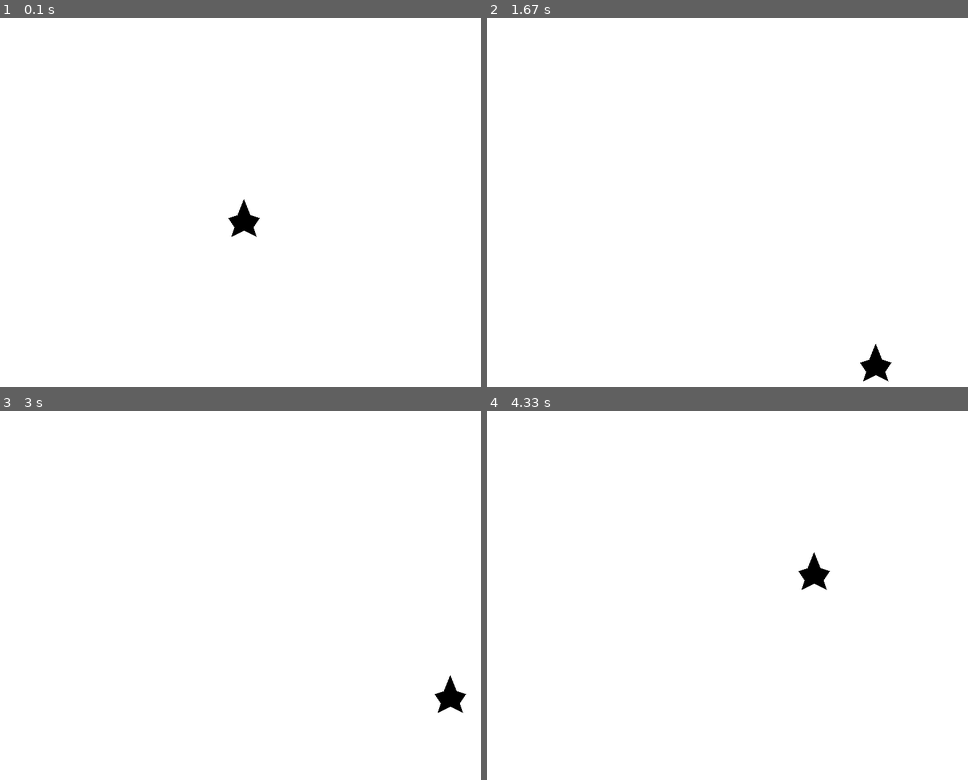
Above: before the commit, frames 1-4 (two rows, left to right).
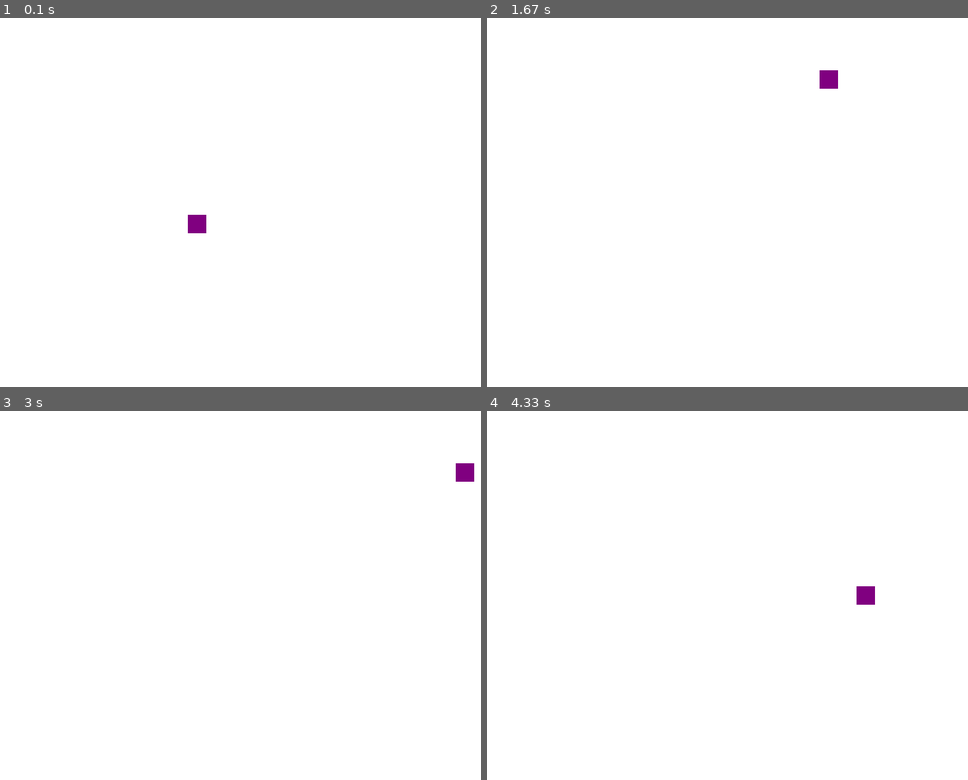
Above: after the commit, the same moments.

Repository: MehdiGhorb/object_tracking
Game: pygame game, started from src/pygame_video.py
Two runs of this game, one before a commit and one after it. Both use one fixed random seed, a clock stepped at 60 frames per second and the inputs below.
Inputs:
- Up to frame 1 (0.1 s): no input
- Up to frame 2 (1.67 s): no input
- Up to frame 3 (3 s): no input
- Up to frame 4 (4.33 s): no input

The runs differ from the first frame. In frame 1, 0.5% of the frame differs, in the area x 39-55%, y 49-60%; in frame 2, 0.5%; in frame 3, 0.5%; in frame 4, 0.5%.

Commit message:
Add new videos

Diff:
--- a/src/pygame_video.py
+++ b/src/pygame_video.py
@@ -1,31 +1,40 @@
 import pygame
 import sys
 import cv2
+import os
+import random
 from utils.path import *
 
 # Set screen dimensions
 SCREEN_WIDTH = 800
 SCREEN_HEIGHT = 600
 FPS = 30
-VIDEO__LENGTH = 20
-OUTPUT_VIDEO_PATH = os.path.join(ORIGINAL_VIDEOS_DIR, "moving_star.mp4")
+VIDEO_LENGTH = 30
+OUTPUT_VIDEO_PATH = os.path.join(ORIGINAL_VIDEOS_DIR, 'moving_square_3.mp4')
 
 # Set colors
 WHITE = (255, 255, 255)
 BLACK = (0, 0, 0)
+GREEN = (0, 255, 0)
+YELLOW = (255, 255, 0)
+RED = (255, 0, 0)
+PURPLE = (128, 0, 128)
+BLUE = (0, 0, 255)
+PINK = (255, 192, 203)
 
-# List of possible shapes
-# 'circle', 'square', 'star', etc.
-SHAPES = ['circle', 'square', 'star']
+object_color = PURPLE
+sh = 'square'
 
 class Shape:
     def __init__(self, screen, shape):
         self.screen = screen
         self.shape = shape
-        self.x = SCREEN_WIDTH // 2
-        self.y = SCREEN_HEIGHT // 2
-        self.speed_x = 5
-        self.speed_y = 5
+        # Initialize position randomly within the screen boundaries
+        self.x = random.randint(0, SCREEN_WIDTH)
+        self.y = random.randint(0, SCREEN_HEIGHT)
+        # Initialize direction randomly
+        self.speed_x = random.choice([-5, 5])
+        self.speed_y = random.choice([-5, 5])
 
     def update(self):
         self.x += self.speed_x
@@ -39,16 +48,16 @@
 
     def draw(self):
         if self.shape == 'circle':
-            pygame.draw.circle(self.screen, BLACK, (self.x, self.y), 15)
+            pygame.draw.circle(self.screen, object_color, (self.x, self.y), 10)
         elif self.shape == 'square':
-            pygame.draw.rect(self.screen, BLACK, (self.x - 15, self.y - 15, 30, 30))
+            pygame.draw.rect(self.screen, object_color, (self.x - 15, self.y - 15, 30, 30))
         elif self.shape == 'star':
             # Draw a star (customize as needed)
             points = [(self.x, self.y - 20), (self.x + 10, self.y + 5), (self.x + 25, self.y + 10),
                       (self.x + 15, self.y + 25), (self.x + 20, self.y + 40), (self.x, self.y + 30),
                       (self.x - 20, self.y + 40), (self.x - 15, self.y + 25), (self.x - 25, self.y + 10),
                       (self.x - 10, self.y + 5)]
-            pygame.draw.polygon(self.screen, BLACK, points)
+            pygame.draw.polygon(self.screen, object_color, points)
 
 def save_video(frames, fps, output_path):
     height, width = frames[0].shape[:2]
@@ -65,10 +74,10 @@
     screen = pygame.display.set_mode((SCREEN_WIDTH, SCREEN_HEIGHT))
     pygame.display.set_caption("Moving Object")
 
-    shape = Shape(screen, 'star')  # Default shape is a circle
+    shape = Shape(screen, sh)  # Default shape is a circle
 
     frames = []
-    total_frames = FPS * VIDEO__LENGTH
+    total_frames = FPS * VIDEO_LENGTH
 
     # Main loop
     for frame_count in range(total_frames):
--- a/src/utils/path.py
+++ b/src/utils/path.py
@@ -7,7 +7,8 @@
 DATA_DIR = os.path.join(MAIN_DIR, 'data')
 ASSETS_DIR = os.path.join(MAIN_DIR, 'assets')
 
-ORIGINAL_VIDEOS_DIR = os.path.join(ASSETS_DIR, 'original_videos')
+ORIGINAL_VIDEOS_DIR = os.path.join(ASSETS_DIR, 'original_train_videos')
+ORIGINAL_VAL_VIDEOS_DIR = os.path.join(ASSETS_DIR, 'original_val_videos')
 BB_VIDEOS_DIR = os.path.join(ASSETS_DIR, 'bb_videos')
 BB_COORDINATES_DIR = os.path.join(ASSETS_DIR, 'bb_coordinates')
 PREDICTED_VIDEOS_DIR = os.path.join(ASSETS_DIR, 'predictions')
Not shown, added: assets/original_train_videos/moving_circle_0.mp4
Not shown, added: assets/original_train_videos/moving_circle_1.mp4
Not shown, added: assets/original_train_videos/moving_circle_2.mp4
Not shown, added: assets/original_train_videos/moving_circle_3.mp4
Not shown, added: assets/original_train_videos/moving_rect_0.mp4
Not shown, added: assets/original_train_videos/moving_rect_1.mp4
Not shown, added: assets/original_train_videos/moving_square_2.mp4
Not shown, added: assets/original_train_videos/moving_square_3.mp4
Not shown, added: assets/original_train_videos/moving_star_0.mp4
Not shown, added: assets/original_train_videos/moving_star_1.mp4
Not shown, added: assets/original_train_videos/moving_star_2.mp4
Not shown, added: assets/original_train_videos/moving_star_3.mp4
